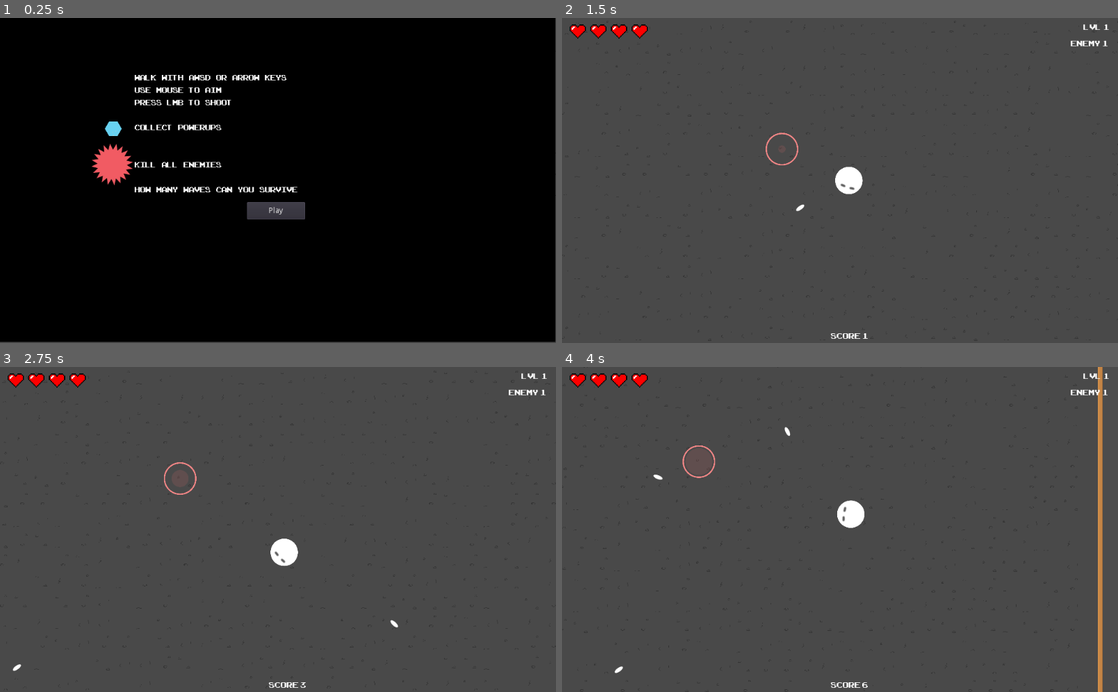
Above: before the commit, frames 1-4 (two rows, left to right).
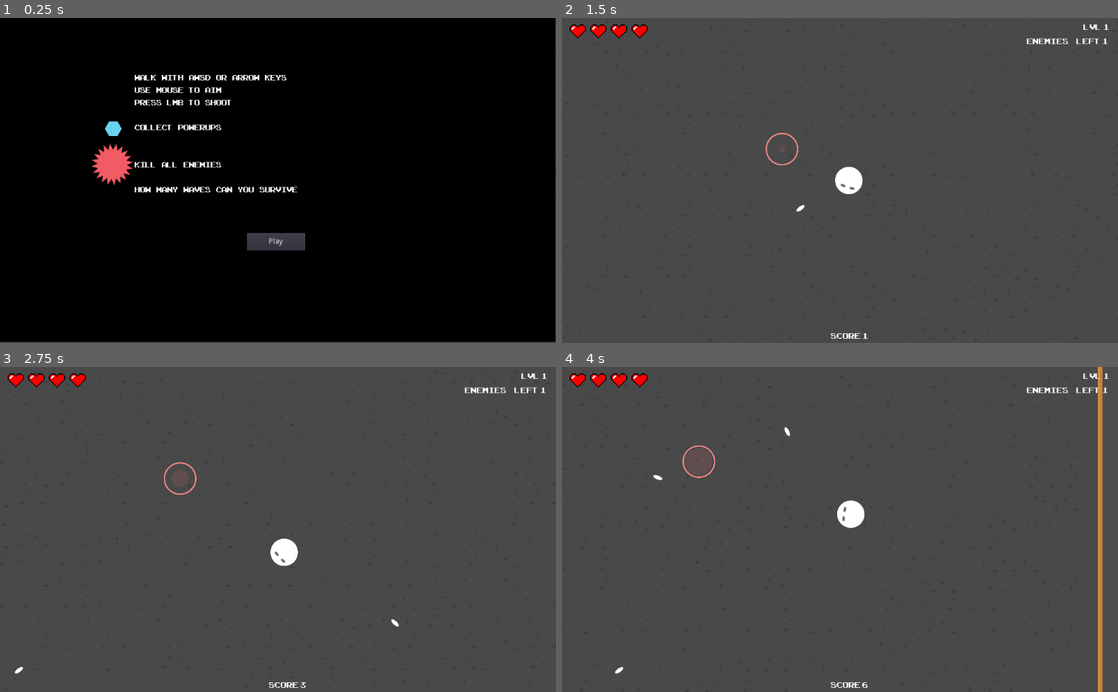
Above: after the commit, the same moments.

Repository: kmltml/gmtk2021
Game: Godot game, scene res://main.tscn
Two runs of this game, one before a commit and one after it. Both use one fixed random seed, a clock stepped at 60 frames per second and the inputs below. Sound files missing from this copy of the repository are replaced by a short silence.
Inputs (mouse positions are in pixels of both pictures, inside the frame that each line leads up to):
- Up to frame 1 (0.25 s): no input
- Up to frame 2 (1.5 s): click "Play" at 0.5 s; move the mouse to (962, 164) at 1.27 s; press the mouse at (962, 164) at 1.28 s; hold D (move_right) from 1.28 s (still down)
- Up to frame 3 (2.75 s): move the mouse to (166, 545) at 2.02 s; release D (move_right) at 2.03 s; release the mouse at (166, 545) at 2.03 s; hold S (move_down) from 2.03 s (still down); click (166, 545) at 2.1 s
- Up to frame 4 (4 s): move the mouse to (895, 458) at 2.77 s; release S (move_down) at 2.78 s; press the mouse at (895, 458) at 2.78 s; hold D (move_right) 2.78-3.53 s; move the mouse to (812, 594) at 3.52 s; release the mouse at (812, 594) at 3.53 s; hold W (move_up) from 3.53 s (still down); click (812, 594) at 3.6 s

The runs differ from the first frame. In frame 1, 1.1% of the frame differs, in the area x 44-55%, y 56-72%; in frame 2, 0.2%; in frame 3, 0.2%; in frame 4, 0.2%.

Commit message:
Last minute fixes

Diff:
--- a/hud/Hud.tscn
+++ b/hud/Hud.tscn
@@ -54,12 +54,12 @@
 }
 
 [node name="Enemy" type="Label" parent="Control/Hud"]
-margin_left = 937.25
-margin_top = 35.5594
-margin_right = 1006.25
-margin_bottom = 56.5594
+margin_left = 855.517
+margin_top = 32.1004
+margin_right = 1048.52
+margin_bottom = 53.1004
 custom_fonts/font = ExtResource( 4 )
-text = "enemy: 1"
+text = "enemies     left: 10"
 __meta__ = {
 "_edit_use_anchors_": false
 }
@@ -109,10 +109,10 @@
 }
 
 [node name="Label" type="Label" parent="Control/End"]
-margin_left = 408.049
-margin_top = 115.87
-margin_right = 596.049
-margin_bottom = 164.87
+margin_left = 428.179
+margin_top = 120.108
+margin_right = 616.179
+margin_bottom = 169.108
 custom_fonts/font = ExtResource( 3 )
 text = "You died."
 __meta__ = {
@@ -120,10 +120,10 @@
 }
 
 [node name="EndScore" type="Label" parent="Control/End"]
-margin_left = 448.535
-margin_top = 241.881
-margin_right = 594.535
-margin_bottom = 278.881
+margin_left = 458.07
+margin_top = 238.703
+margin_right = 604.07
+margin_bottom = 275.703
 custom_fonts/font = ExtResource( 4 )
 text = "your score is: "
 __meta__ = {
@@ -131,16 +131,17 @@
 }
 
 [node name="Button" type="Button" parent="Control/End"]
-margin_left = 449.871
-margin_top = 280.346
-margin_right = 556.871
-margin_bottom = 312.346
+margin_left = 468.941
+margin_top = 288.822
+margin_right = 575.941
+margin_bottom = 320.822
 text = "Reset"
 __meta__ = {
 "_edit_use_anchors_": false
 }
 
 [node name="Hello" type="ColorRect" parent="Control"]
+visible = false
 margin_right = 1023.0
 margin_bottom = 598.0
 color = Color( 0, 0, 0, 1 )
@@ -178,9 +179,9 @@
 
 [node name="Button2" type="Button" parent="Control/Hello"]
 margin_left = 455.168
-margin_top = 339.676
+margin_top = 397.002
 margin_right = 562.168
-margin_bottom = 371.676
+margin_bottom = 429.002
 text = "Play"
 __meta__ = {
 "_edit_use_anchors_": false
--- a/hud/hud.gd
+++ b/hud/hud.gd
@@ -18,7 +18,7 @@
     heart.rect_size.x = playerHealth * 19
     lvl.text="lvl: " + str(Global.lvlWave)
     score.text="score: " + str(Global.score)
-    enemy.text="enemy: " + str(Global.enemiesCount)
+    enemy.text="enemies     left: " + str(Global.enemiesCount)
 
     if(playerHealth <= 0):
         Global.levelScene.get_tree().paused=true
--- a/project.godot
+++ b/project.godot
@@ -14,13 +14,17 @@
 
 [application]
 
-config/name="gmtk2021"
+config/name="Klej - GMTK2021 edition"
 run/main_scene="res://main.tscn"
 config/icon="res://icon.png"
 
 [autoload]
 
 Global="*res://global.gd"
+
+[display]
+
+window/size/resizable=false
 
 [global]
 
